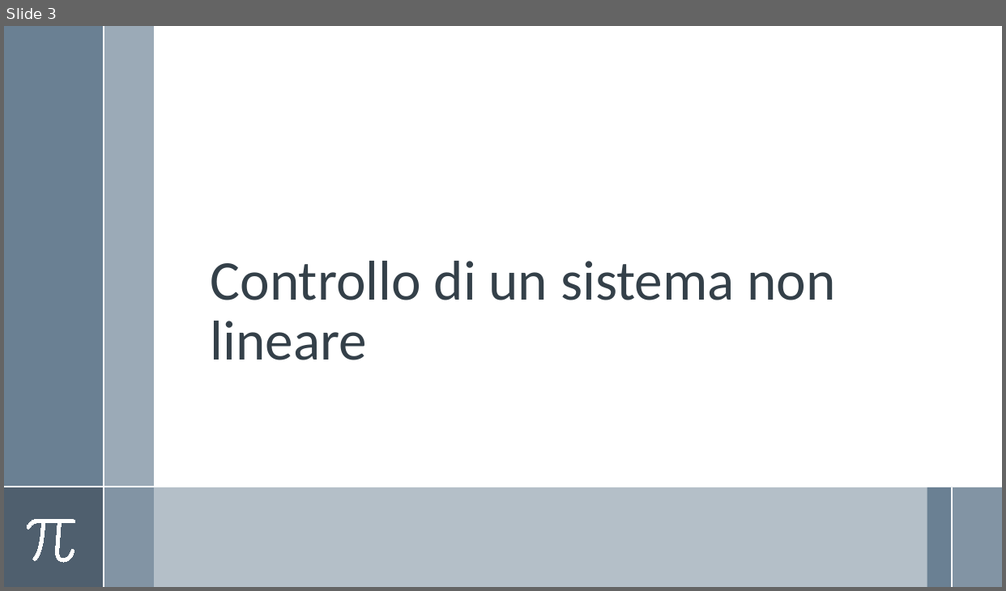
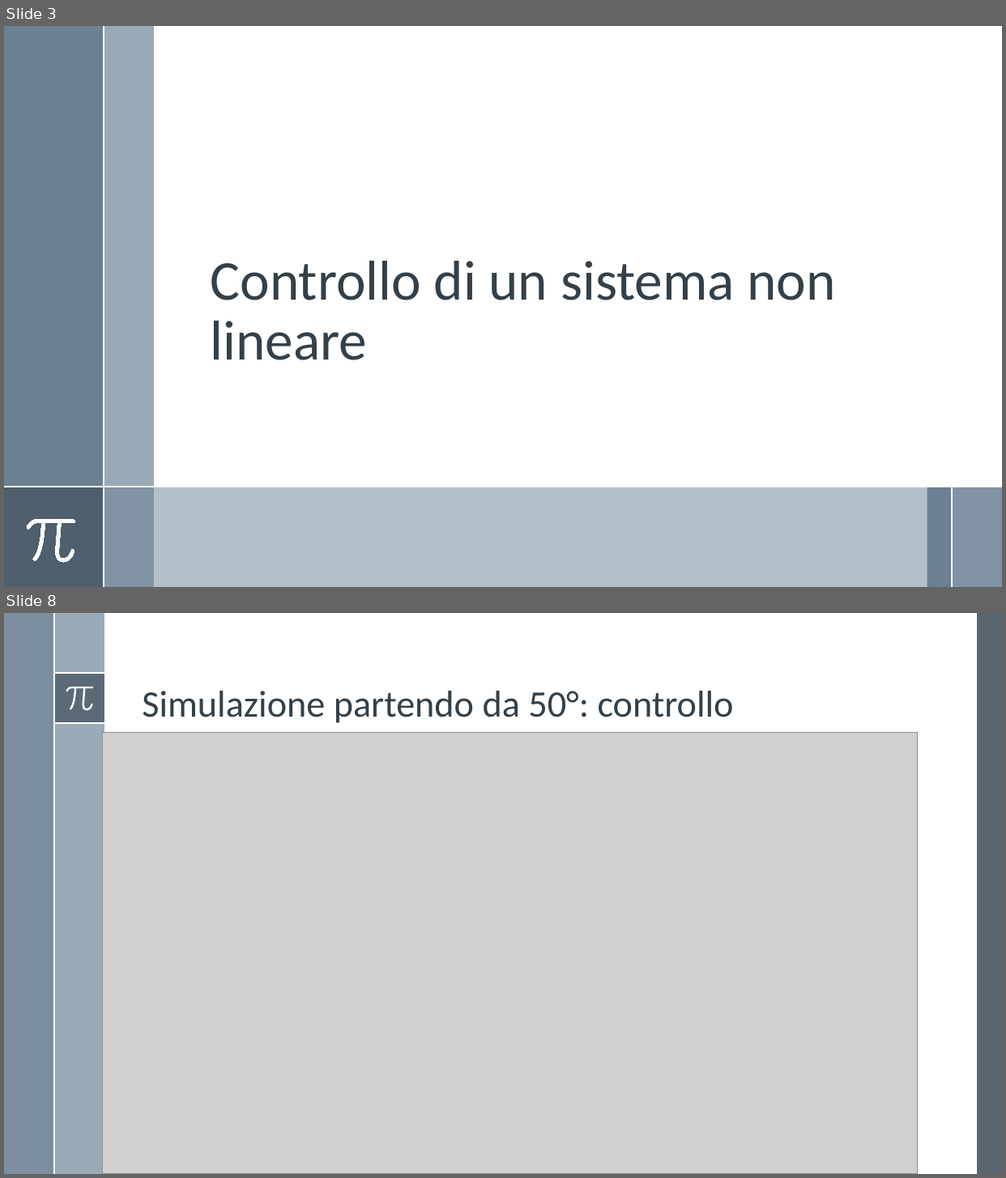
Before and after one commit to Alfystar/mv-Project, a slide deck: 00_Relazione/Simulazione sistema e Modello di controllo/Simulazione e Controllo.pptx. Shown one above the other, each under a label of ours: slide 3 before the commit, slides 3 and 8 after it; the slides between them are not shown. The pictures are 1006x591 and 1006x1178 pixels, drawn with LibreOffice and Linux fonts; fonts in the diff are those of the drawing; grey boxes stand for pictures. Boxes give left, top, right and bottom in pixels: in the first picture for what was removed or moved away, otherwise in the second. Text is boxed around its words. In the diff, an @@ line names an element or a change of style, - is before the commit and + after.

Commit message:
presentazione controllo

```diff
--- a/00_Relazione/Simulazione sistema e Modello di controllo/Simulazione e Controllo.pptx
+++ b/00_Relazione/Simulazione sistema e Modello di controllo/Simulazione e Controllo.pptx
@@ slide 8 added at [4, 613, 1002, 1174], background #FFFFFF @@
@@ rectangle added at [4, 613, 54, 1174], fill #6A8093 at 88% opacity @@
@@ rectangle added at [54, 613, 104, 1174], fill #9BAAB7 @@
@@ line added from (54, 613) to (54, 1174), #FFFFFF 1.5 pt @@
@@ rectangle added at [978, 613, 1002, 1174], fill #475562 at 90% opacity @@
@@ rectangle added at [54, 674, 104, 724], fill #475562 at 75% opacity @@
@@ line added from (54, 674) to (104, 674), #FFFFFF 1.5 pt @@
@@ freeform shape added at [66, 687, 94, 710], fill #FFFFFF @@
@@ title added at [142, 691, 734, 723], 36 pt, text #35404A @@
+Simulazione partendo da 50°: controllo
@@ line added from (54, 723) to (104, 723), #FFFFFF 1.5 pt @@
@@ picture added at [102, 732, 918, 1174] @@
```
Also in this commit, not shown: 4 slides changed, 1 other slide added, 2 slides removed, 4 other files.
